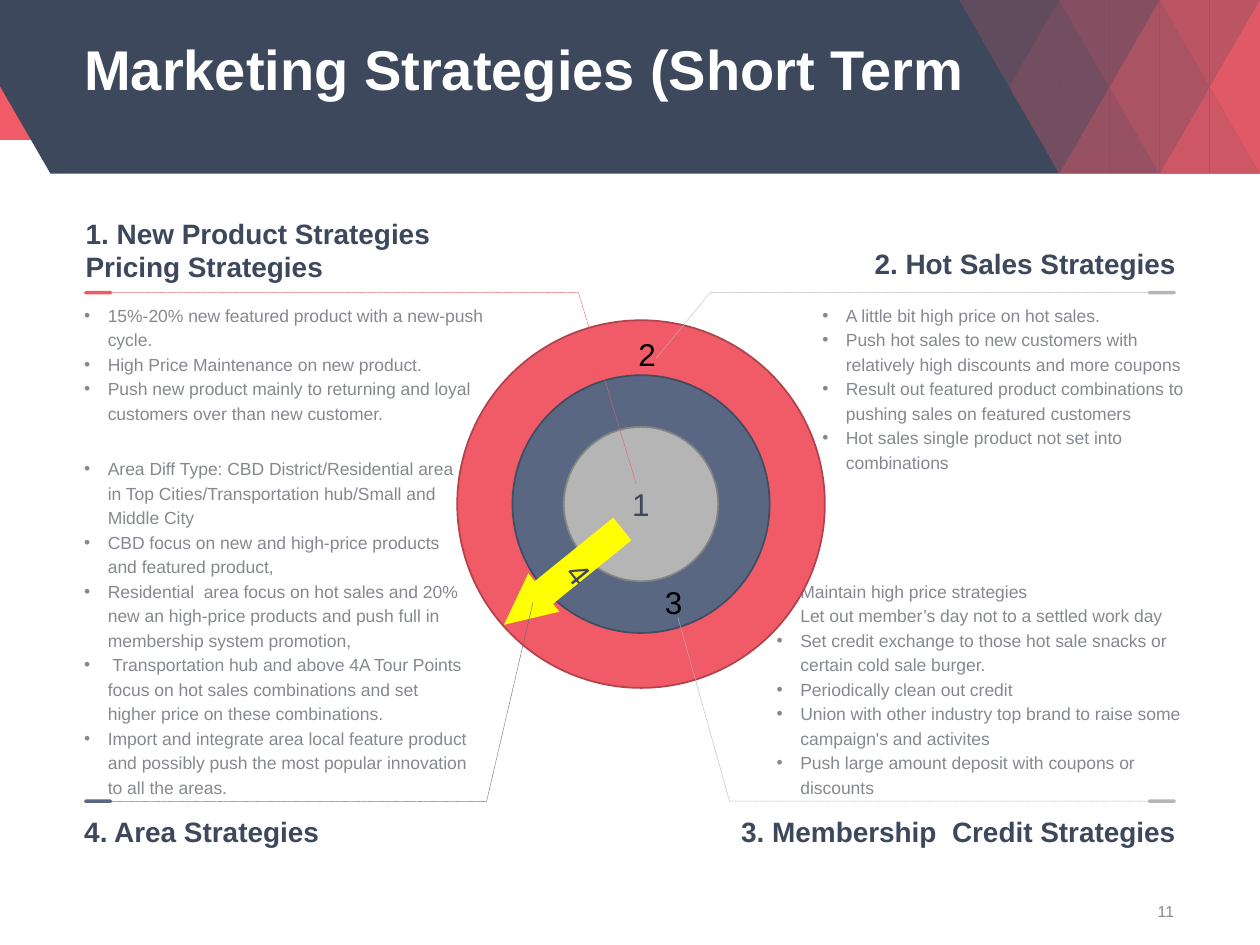
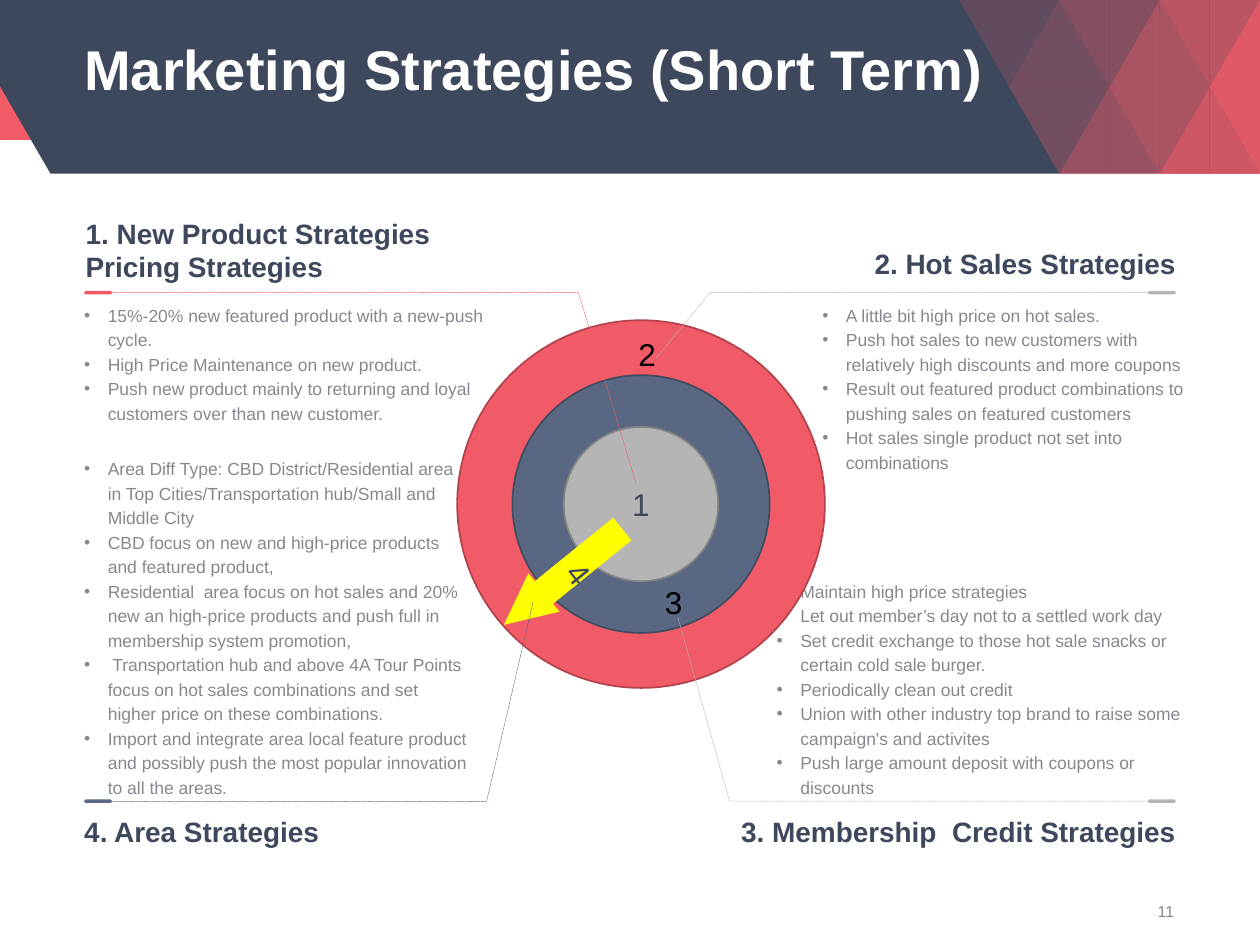
Before and after one commit to davidjacksonluther/impacttest, a slide deck: slide 11 of View/Company/McDonalds/Competitor Analysis.pptx. Drawn at 1260x945 pixels with LibreOffice and Linux fonts; fonts in the diff are those of the drawing; background and template pictures are left out. Boxes give left, top, right and bottom in pixels: in the first picture for what was removed or moved away, otherwise in the second. Text is boxed around its words. In the diff, an @@ line names an element or a change of style, - is before the commit and + after.

```diff
--- a/View/Company/McDonalds/Competitor Analysis.pptx
+++ b/View/Company/McDonalds/Competitor Analysis.pptx
@@ title at (x1=84, y1=49, x2=982, y2=101): text changed @@
-Marketing Strategies (Short Term
+Marketing Strategies (Short Term)
```
Also in this commit, not shown: 98 other slides changed, 2 slides added, 1 slide removed.
